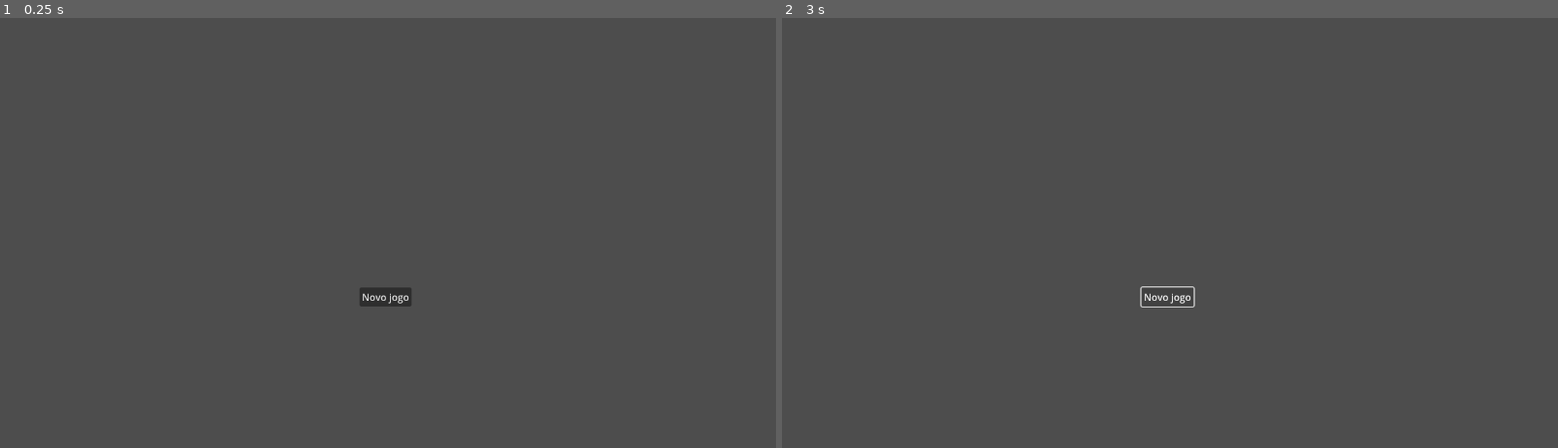
Above: before the commit, frames 1-2 (left to right).
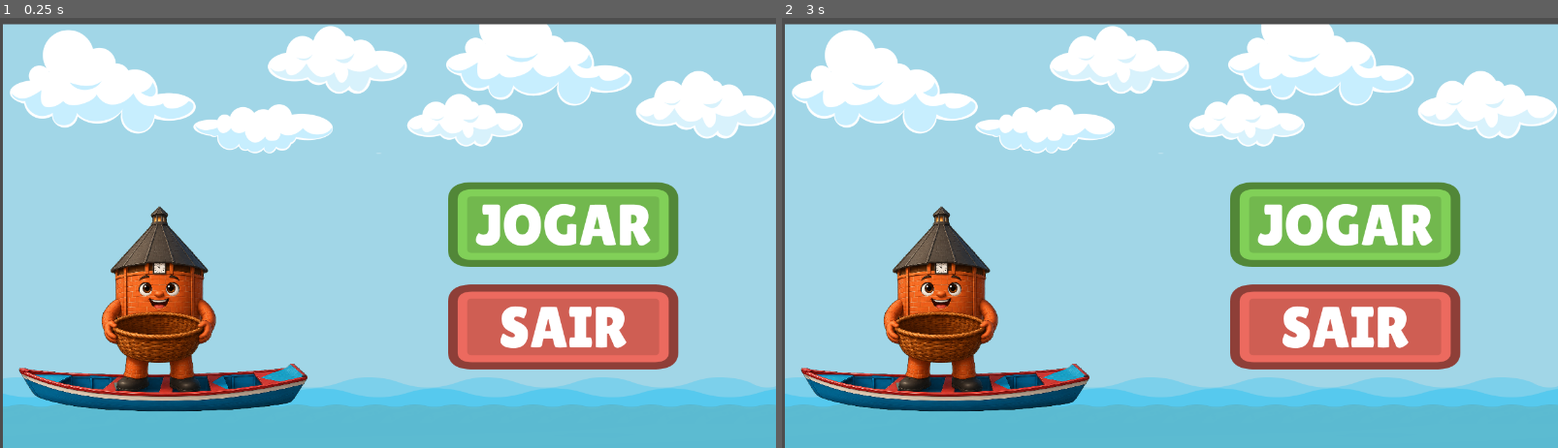
Above: after the commit, the same moments.

Repository: 4Zero02/gamejam-glorinho
Game: Godot game, scene res://telas/menu.tscn
Same seed, same stepped clock (60 frames per second), same inputs: the game is played once before the commit and once after it. The project has no main scene, so this scene is started directly.
Inputs (mouse positions are in pixels of both pictures, inside the frame that each line leads up to; where the layout moved, square brackets give the same spot in the first picture):
- Up to frame 1 (0.25 s): no input
- Up to frame 2 (3 s): click (1348, 224) [1170, 297] at 0.5 s; click (1348, 327) at 1.27 s; click (1348, 224) [1170, 297] at 2 s; tap Enter at 2.75 s; hold Right (ui_right) from 2.78 s (still down); hold F from 2.78 s (still down)

The runs differ from the first frame. In frame 1, 98% of the frame differs, in the area x 0-100%, y 1-100%; in frame 2, 98%.

Commit message:
concluindo UI

Diff:
--- a/telas/game_over.tscn
+++ b/telas/game_over.tscn
@@ -1,6 +1,12 @@
 [gd_scene format=3 uid="uid://dgulwova7rrbq"]
 
 [ext_resource type="Script" uid="uid://ckn72crj4tcui" path="res://game_over.gd" id="1_ujwuu"]
+[ext_resource type="Texture2D" uid="uid://cllhkyisrd42y" path="res://assets/background.png" id="2_ikk2b"]
+[ext_resource type="Texture2D" uid="uid://b6of0lvu2i6xs" path="res://assets/ui/Vector/button_grey.svg" id="3_cndc6"]
+[ext_resource type="Texture2D" uid="uid://bsthabihx0xc5" path="res://assets/ui/custom/REJOGAR.png" id="3_mdqao"]
+[ext_resource type="Texture2D" uid="uid://c652gpp6ahp8b" path="res://assets/ui/custom/SAIR.png" id="4_3cdfk"]
+[ext_resource type="FontFile" uid="uid://d4ad01k3infv5" path="res://assets/ui/custom/LilitaOne-Regular.ttf" id="4_yge4r"]
+[ext_resource type="Texture2D" uid="uid://clflskvxe2lk" path="res://assets/ui/Vector/panel_brown_corners_b.svg" id="5_x3dgl"]
 
 [node name="Game_over" type="Control" unique_id=1804706044]
 layout_mode = 3
@@ -15,37 +21,49 @@
 layout_mode = 0
 offset_right = 1280.0
 offset_bottom = 720.0
+texture = ExtResource("2_ikk2b")
+
+[node name="ButtonGrey" type="Sprite2D" parent="." unique_id=751333315]
+position = Vector2(318, 308)
+scale = Vector2(4.2083335, 4.2083335)
+texture = ExtResource("3_cndc6")
 
 [node name="Pontuacao_final" type="Label" parent="." unique_id=77892827]
 layout_mode = 0
-offset_left = 369.0
-offset_top = 381.0
-offset_right = 409.0
-offset_bottom = 404.0
+offset_left = 234.0
+offset_top = 263.0
+offset_right = 399.7826
+offset_bottom = 356.0
+theme_override_fonts/font = ExtResource("4_yge4r")
+
+[node name="PanelBrownCornersB" type="Sprite2D" parent="." unique_id=570736183]
+position = Vector2(874, 308.00003)
+scale = Vector2(5.1718736, 3.9375005)
+texture = ExtResource("5_x3dgl")
 
 [node name="Lista_top5" type="Label" parent="." unique_id=1125362715]
 layout_mode = 0
-offset_left = 852.0
-offset_top = 277.0
-offset_right = 892.0
-offset_bottom = 300.0
+offset_left = 770.0
+offset_top = 245.0
+offset_right = 973.47833
+offset_bottom = 362.0
 horizontal_alignment = 1
 
-[node name="Jogar_novamente" type="Button" parent="." unique_id=910027503]
+[node name="Jogar_novamente" type="TextureButton" parent="." unique_id=1847598186]
 layout_mode = 0
-offset_left = 554.0
-offset_top = 578.0
-offset_right = 692.0
-offset_bottom = 609.0
-text = "Jogar novamente"
+offset_left = 133.0
+offset_top = 465.0
+offset_right = 513.0
+offset_bottom = 605.0
+texture_normal = ExtResource("3_mdqao")
 
-[node name="Menu" type="Button" parent="." unique_id=805989185]
+[node name="Menu" type="TextureButton" parent="." unique_id=1648746696]
 layout_mode = 0
-offset_left = 560.0
-offset_top = 635.0
-offset_right = 685.0
-offset_bottom = 666.0
-text = "Menu principal"
+offset_left = 673.0
+offset_top = 464.0
+offset_right = 1053.0
+offset_bottom = 604.0
+texture_normal = ExtResource("4_3cdfk")
 
 [connection signal="pressed" from="Jogar_novamente" to="." method="_on_jogar_novamente_pressed"]
 [connection signal="pressed" from="Menu" to="." method="_on_menu_pressed"]
--- a/telas/menu.tscn
+++ b/telas/menu.tscn
@@ -1,4 +1,9 @@
 [gd_scene format=3 uid="uid://dd8fmea6q6i4u"]
+
+[ext_resource type="Texture2D" uid="uid://cllhkyisrd42y" path="res://assets/background.png" id="1_7nk0i"]
+[ext_resource type="Texture2D" uid="uid://cyd1ribrs3n3q" path="res://assets/glorinho/base-canoa.png" id="2_4uwkn"]
+[ext_resource type="Texture2D" uid="uid://bsthabihx0xc5" path="res://assets/ui/custom/REJOGAR.png" id="2_yoxkw"]
+[ext_resource type="Texture2D" uid="uid://c652gpp6ahp8b" path="res://assets/ui/custom/SAIR.png" id="3_64dqw"]
 
 [node name="Menu" type="Control" unique_id=1785785577]
 layout_mode = 3
@@ -10,13 +15,29 @@
 
 [node name="TextureRect" type="TextureRect" parent="." unique_id=1520563755]
 layout_mode = 0
-offset_right = 40.0
-offset_bottom = 40.0
+offset_left = 5.0
+offset_top = 20.0
+offset_right = 1285.0
+offset_bottom = 740.0
+texture = ExtResource("1_7nk0i")
 
-[node name="Button" type="Button" parent="." unique_id=62883979]
+[node name="Button" type="TextureButton" parent="." unique_id=1302795269]
 layout_mode = 0
-offset_left = 593.0
-offset_top = 455.0
-offset_right = 679.0
-offset_bottom = 486.0
-text = "Novo jogo"
+offset_left = 739.0
+offset_top = 281.0
+offset_right = 1119.0
+offset_bottom = 421.0
+texture_normal = ExtResource("2_yoxkw")
+
+[node name="Button2" type="TextureButton" parent="." unique_id=1620459661]
+layout_mode = 0
+offset_left = 739.0
+offset_top = 450.0
+offset_right = 1119.0
+offset_bottom = 590.0
+texture_normal = ExtResource("3_64dqw")
+
+[node name="Sprite2D" type="Sprite2D" parent="." unique_id=1782382348]
+position = Vector2(269, 490.00003)
+scale = Vector2(0.4420196, 0.44230768)
+texture = ExtResource("2_4uwkn")
--- a/telas/tela_de_jogo.tscn
+++ b/telas/tela_de_jogo.tscn
@@ -3,6 +3,7 @@
 [ext_resource type="PackedScene" uid="uid://b07i25yk2uymv" path="res://spawner/spawner.tscn" id="1_eegca"]
 [ext_resource type="Script" uid="uid://f0t0fmj666a1" path="res://global/pontuacao.gd" id="2_0npry"]
 [ext_resource type="PackedScene" uid="uid://rkahna835u40" path="res://glorinho/glorinho.tscn" id="3_ntt53"]
+[ext_resource type="Texture2D" uid="uid://cllhkyisrd42y" path="res://assets/background.png" id="3_rnfcx"]
 [ext_resource type="Script" uid="uid://bcd4jauxfp2co" path="res://telas/vida.gd" id="4_6fia8"]
 [ext_resource type="Script" uid="uid://crtsek683iwsh" path="res://telas/festival.gd" id="5_n8yeq"]
 
@@ -19,6 +20,7 @@
 [node name="TextureRect" type="TextureRect" parent="CanvasLayer" unique_id=1200844170]
 offset_right = 1280.0
 offset_bottom = 720.0
+texture = ExtResource("3_rnfcx")
 
 [node name="Pontuacao" type="Label" parent="CanvasLayer" unique_id=2120169431]
 offset_left = 1117.0
Binary file added: assets/glorinho/conceito Background Removed.png
Not shown, added: assets/glorinho/conceito Background Removed.png.import
Binary file added: assets/ui/custom/LilitaOne-Regular.ttf
Not shown, added: assets/ui/custom/LilitaOne-Regular.ttf.import
Binary file added: assets/ui/custom/REJOGAR.png
Not shown, added: assets/ui/custom/REJOGAR.png.import
Binary file added: assets/ui/custom/SAIR.png
Not shown, added: assets/ui/custom/SAIR.png.import
Binary file added: assets/ui/custom/button_grey 1.png
Not shown, added: assets/ui/custom/button_grey 1.png.import
Not shown, changed: assets/.DS_Store
Not shown, changed: assets/glorinho/.DS_Store
(and 1 more such lines)
